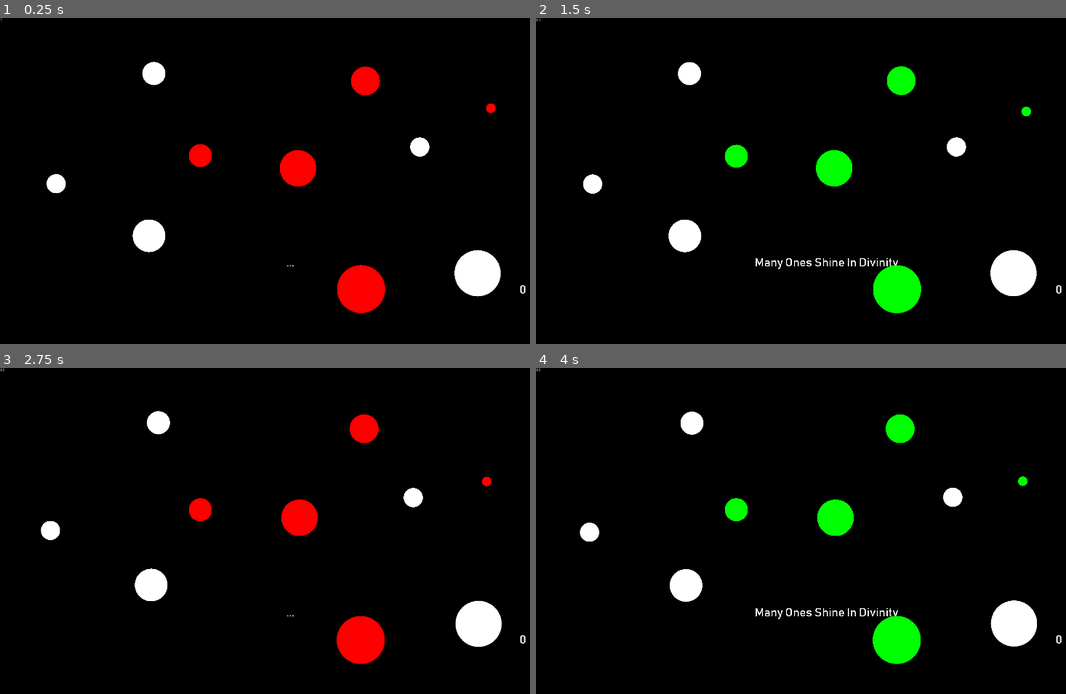
Above: before the commit, frames 1-4 (two rows, left to right).
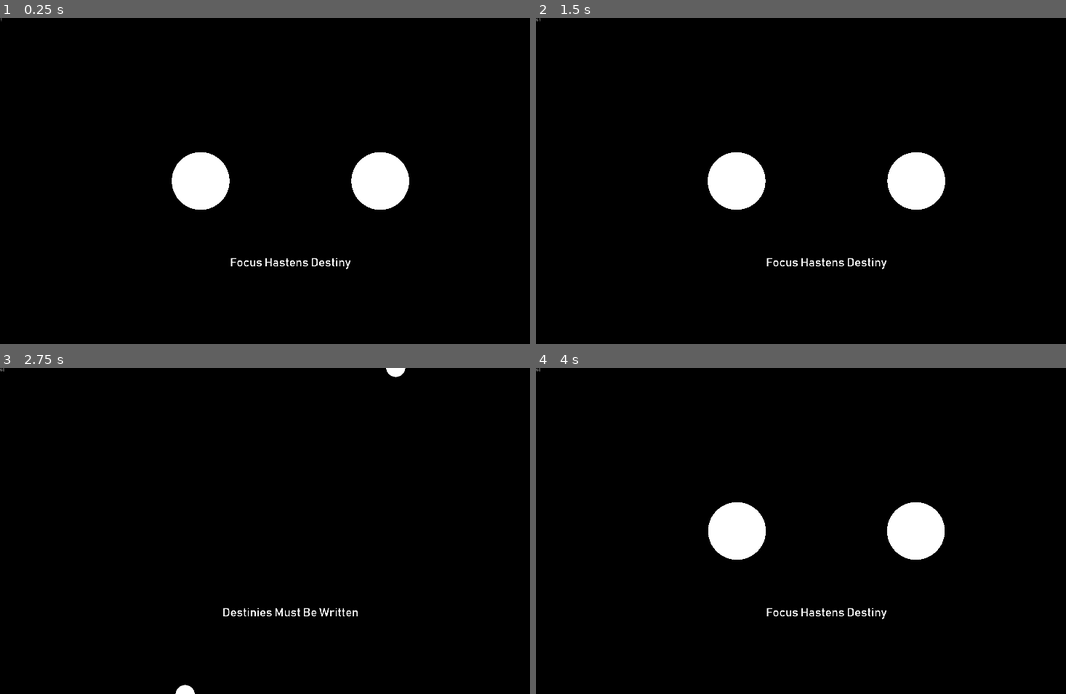
Above: after the commit, the same moments.

Repository: Dark-Gran/Spirit-Circles
Game: Godot game, scene res://src/Main.tscn
Same seed, same stepped clock (60 frames per second), same inputs: the game is played once before the commit and once after it.
Inputs (mouse positions are in pixels of both pictures, inside the frame that each line leads up to):
- Up to frame 1 (0.25 s): no input
- Up to frame 2 (1.5 s): move the mouse to (954, 164) at 0.52 s; hold Right (ui_right) 0.53-1.28 s; tap Space (ui_accept) at 0.77 s; move the mouse to (710, 197) at 1.27 s; hold Left (ui_left) from 1.28 s (still down)
- Up to frame 3 (2.75 s): tap Space (ui_accept) at 1.52 s; move the mouse to (349, 459) at 2.02 s; release Left (ui_left) at 2.03 s; hold Right (ui_right) from 2.03 s (still down)
- Up to frame 4 (4 s): move the mouse to (795, 596) at 2.77 s; tap Space (ui_accept) at 3.02, 3.77 s; move the mouse to (1002, 579) at 3.52 s; release Right (ui_right) at 3.53 s; hold Left (ui_left) from 3.53 s (still down)

The runs differ from the first frame. In frame 1, 7.6% of the frame differs, in the area x 8-100%, y 13-91%; in frame 2, 7.7%; in frame 3, 4.9%; in frame 4, 7.6%.

Commit message:
removed "red test" level

Diff:
--- a/src/world/World.gd
+++ b/src/world/World.gd
@@ -21,7 +21,7 @@
 
 func _ready():
 	enable_continue(false)
-	level_id = 6
+	level_id = 1
 	move_to_level(level_id)
 
 func reload_level():
--- a/src/world/levels/Level_006.tscn
+++ /dev/null
@@ -1,62 +0,0 @@
-[gd_scene load_steps=3 format=2]
-
-[ext_resource path="res://src/world/Circle.tscn" type="PackedScene" id=1]
-[ext_resource path="res://src/world/levels/Level.gd" type="Script" id=2]
-
-[node name="Level" type="Node2D"]
-script = ExtResource( 2 )
-
-[node name="Circles" type="Node2D" parent="."]
-
-[node name="Circle" parent="Circles" instance=ExtResource( 1 )]
-position = Vector2( 195.239, 554.587 )
-angle = 210
-size = 10.0
-
-[node name="Circle2" parent="Circles" instance=ExtResource( 1 )]
-position = Vector2( 662.302, 449.145 )
-color_type = 3
-angle = 90
-size = 12.0
-
-[node name="Circle3" parent="Circles" instance=ExtResource( 1 )]
-position = Vector2( 1194.03, 896.63 )
-color_type = 3
-angle = 110
-size = 25.0
-
-[node name="Circle4" parent="Circles" instance=ExtResource( 1 )]
-position = Vector2( 1576.94, 844.724 )
-angle = 30
-size = 24.0
-
-[node name="Circle5" parent="Circles" instance=ExtResource( 1 )]
-position = Vector2( 1210.02, 212.582 )
-color_type = 3
-angle = 240
-size = 15.0
-
-[node name="Circle6" parent="Circles" instance=ExtResource( 1 )]
-position = Vector2( 1629.32, 259.783 )
-color_type = 3
-angle = 100
-
-[node name="Circle7" parent="Circles" instance=ExtResource( 1 )]
-position = Vector2( 1398.53, 426.558 )
-angle = 175
-
-[node name="Circle8" parent="Circles" instance=ExtResource( 1 )]
-position = Vector2( 982.378, 498.955 )
-color_type = 3
-angle = -20
-size = 19.0
-
-[node name="Circle9" parent="Circles" instance=ExtResource( 1 )]
-position = Vector2( 489.116, 722.78 )
-angle = -20
-size = 17.0
-
-[node name="Circle10" parent="Circles" instance=ExtResource( 1 )]
-position = Vector2( 501.195, 185.231 )
-angle = -10
-size = 12.0
